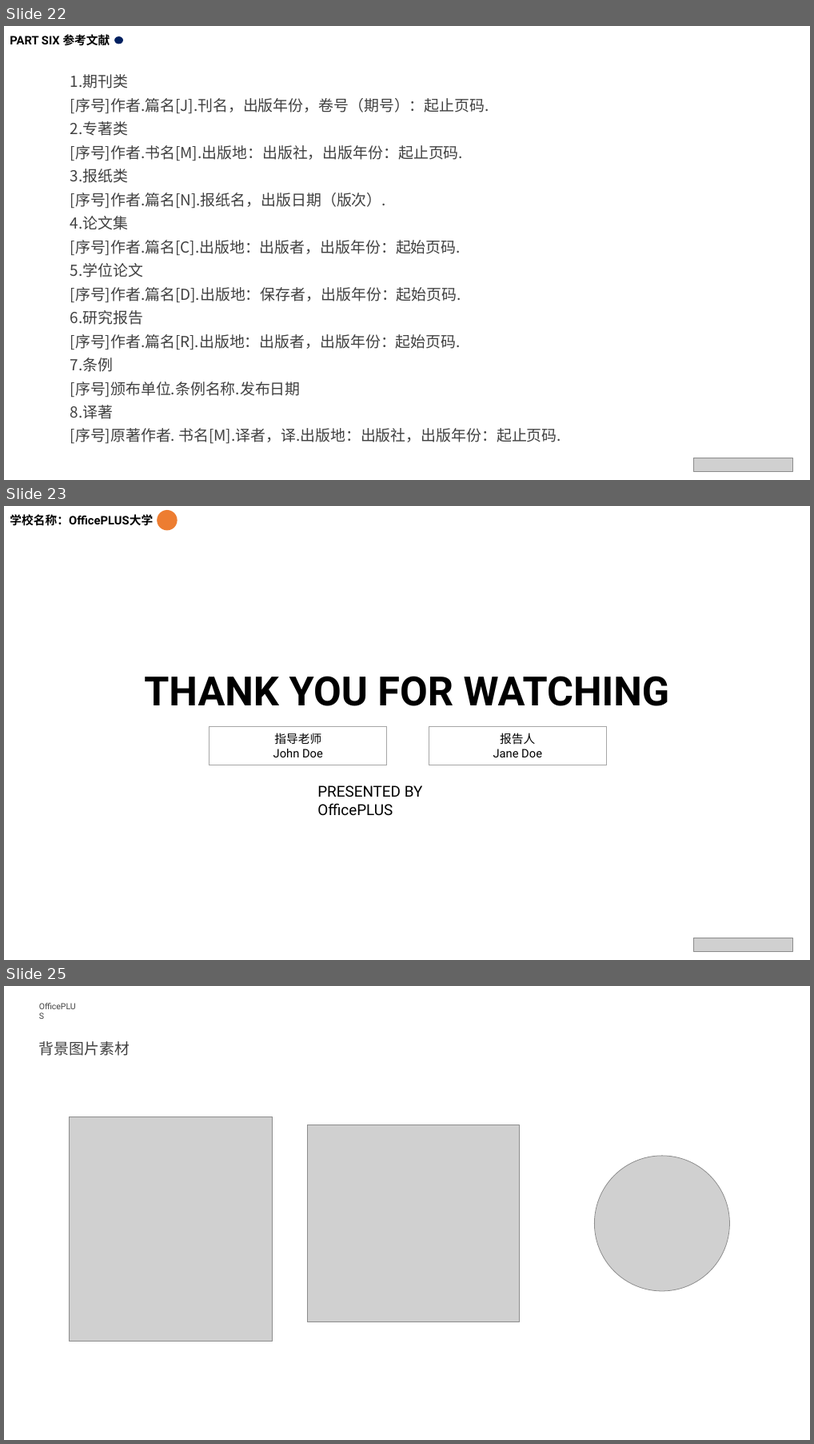
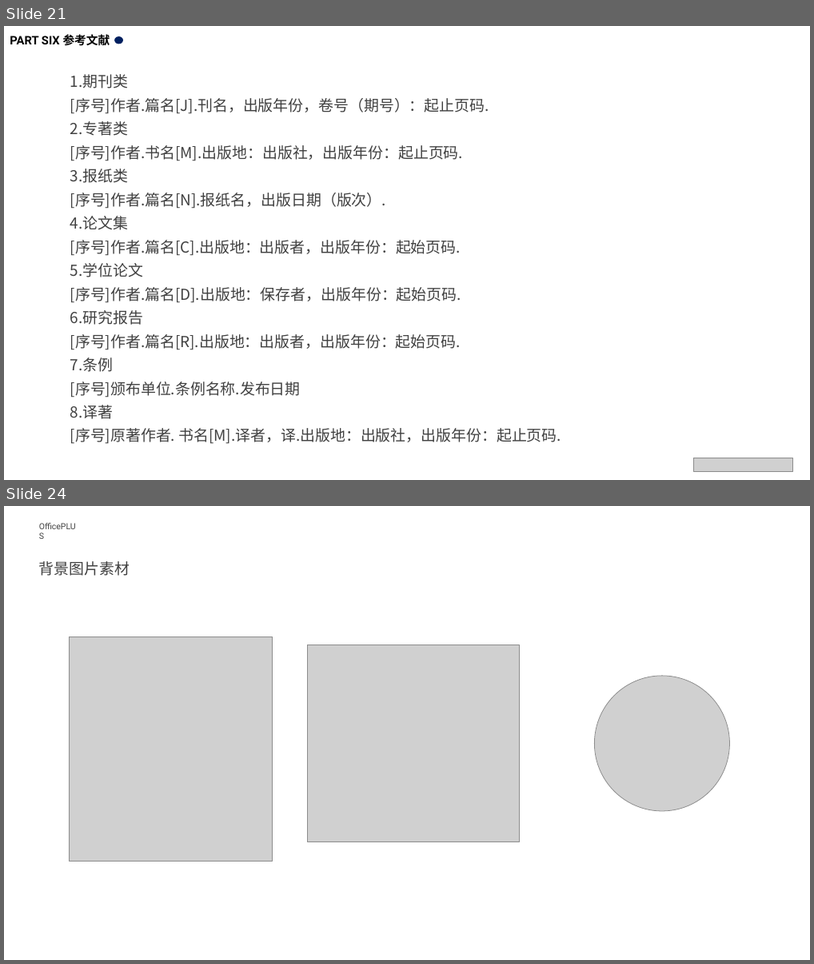
Before and after one commit to zhuke1993/GraduationProject_KeZhu, a slide deck: 文档/基于SVM分类器的动作识别系统.pptx. Shown one above the other, each under a label of ours: slides 22, 23 and 25 before the commit, slides 21 and 24 after it; the slides between them are not shown. The pictures are 814x1444 and 814x964 pixels, drawn with LibreOffice and Linux fonts; fonts in the diff are those of the drawing; grey boxes stand for pictures; background and template pictures are left out. Boxes give left, top, right and bottom in pixels: in the first picture for what was removed or moved away, otherwise in the second. Text is boxed around its words. In the diff, an @@ line names an element or a change of style, - is before the commit and + after.

```diff
--- a/文档/基于SVM分类器的动作识别系统.pptx
+++ b/文档/基于SVM分类器的动作识别系统.pptx
@@ slide 23 removed at (4,506,810,960), background picture (left out) @@
@@ text removed at (10,514,153,526) @@
-学校名称：OfficePLUS大学
@@ ellipse removed at (157,510,178,531) @@
@@ text removed at (144,676,670,706) @@
-THANK YOU FOR WATCHING
@@ rectangle removed at (210,726,387,765) @@
-指导老师
-John Doe
@@ rectangle removed at (430,726,607,765) @@
-报告人
-Jane Doe
@@ text removed at (318,785,423,816) @@
-PRESENTED BY OfficePLUS
@@ picture removed at (694,938,794,952) @@
@@ what was slide 22 is now slide 21 @@
@@ what was slide 25 is now slide 24 @@
```
Also in this commit, not shown: 1 slide changed, 4 slides added, 5 other slides removed, 10 other files.
